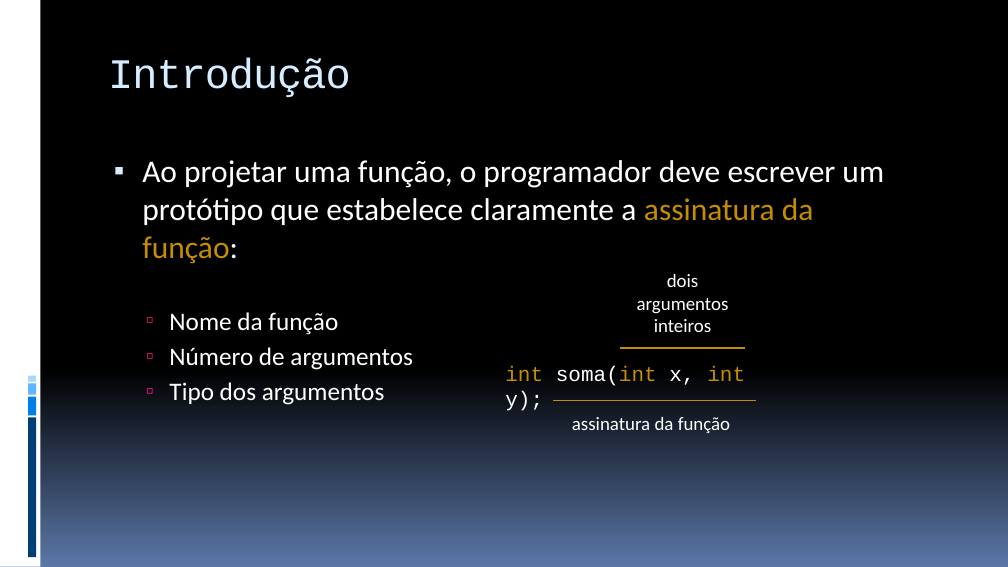
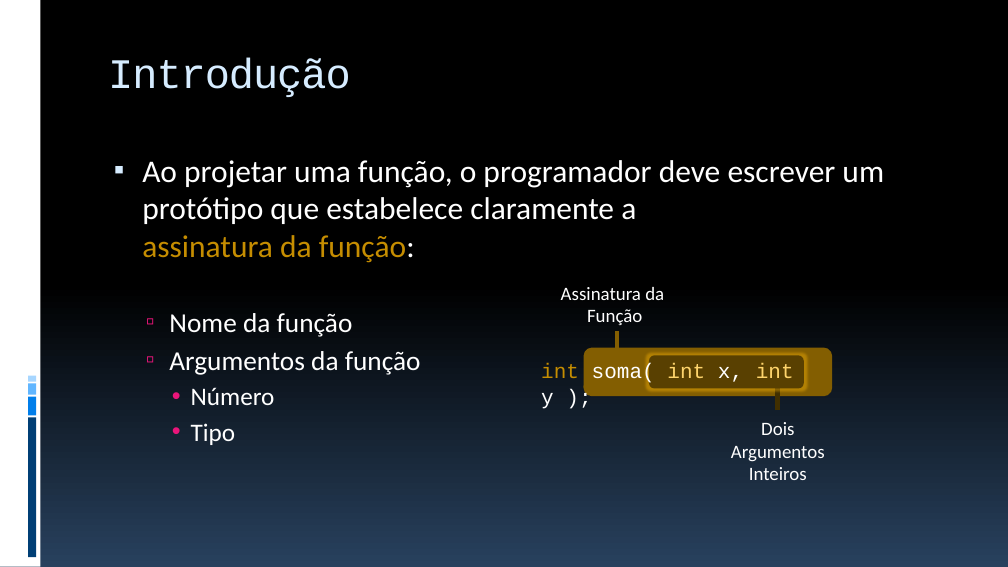
Before and after one commit to JudsonSS/ProgComp, a slide deck: slide 2 of Slides/29. Templates e Sobrecarga de Funções.pptx. Drawn at 1008x567 pixels with LibreOffice and Linux fonts; fonts in the diff are those of the drawing. Boxes give left, top, right and bottom in pixels: in the first picture for what was removed or moved away, otherwise in the second. Text is boxed around its words. In the diff, an @@ line names an element or a change of style, - is before the commit and + after.

```diff
--- a/Slides/29. Templates e Sobrecarga de Funções.pptx
+++ b/Slides/29. Templates e Sobrecarga de Funções.pptx
@@ background gradient #000000 to #5B77A8 to gradient #000000 to #28415E @@
@@ text at [561,287,664,325]: text changed @@
-assinatura da função
+Assinatura da
+Função
@@ text at [169,313,353,337]: size 24 to 26 pt in "Nome da função" @@
@@ text at [169,351,421,445]: text changed; size 24 to 26 pt @@
-  ▫ Número de argumentos
-  ▫ Tipo dos argumentos
+  ▫ Argumentos da função
+    • Número
+    • Tipo
@@ line removed from (620, 348) to (746, 348) @@
@@ group added at [585,331,832,410]: 2 rounded rectangles, 2 lines @@
@@ text at [541,363,794,409]: spaces changed @@
-int soma(int x, int y);
+int soma( int x, int y );
@@ line removed from (554, 401) to (756, 401) @@
@@ text at [731,422,825,480]: text changed @@
-dois
-argumentos
-inteiros
+Dois
+Argumentos
+Inteiros
```
Also in this commit, not shown: 22 other slides changed, 1 slide added, 5 other files.
